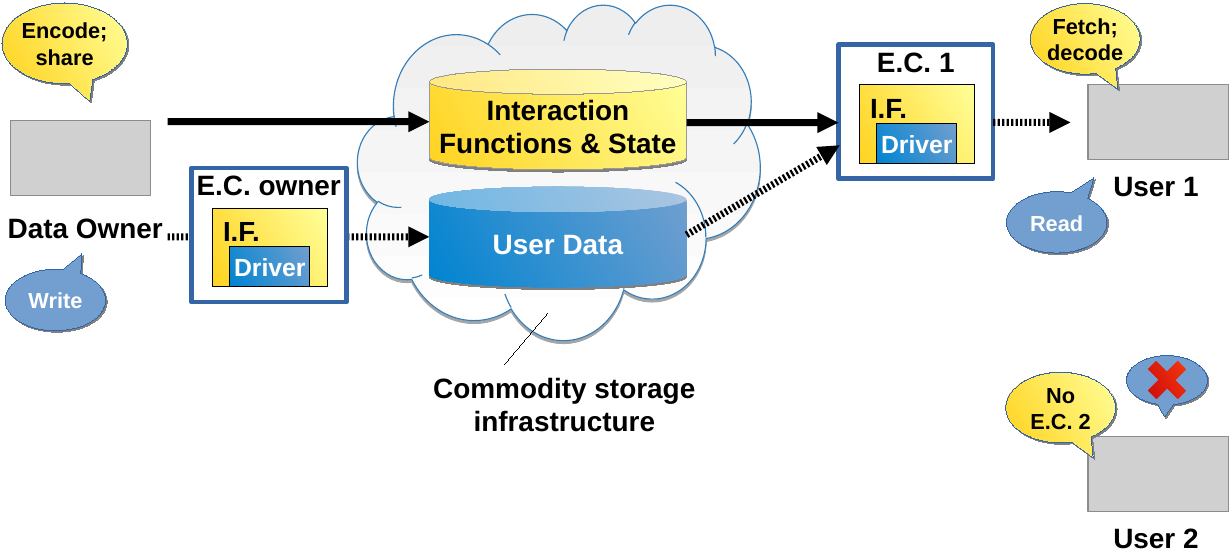
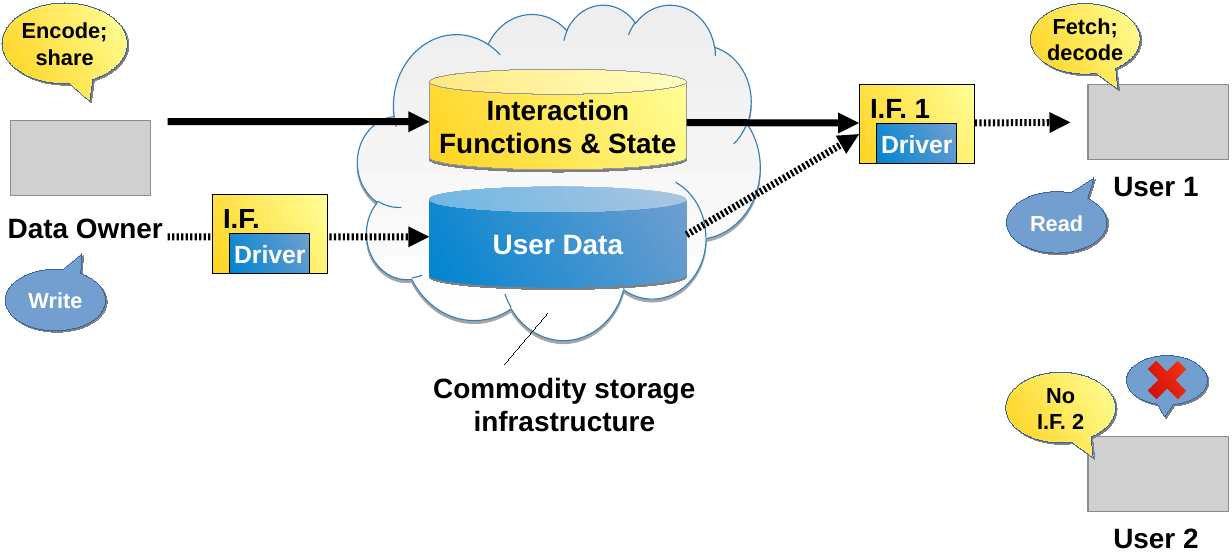
Before and after one commit to syndicate-storage/syndicate-thesis, a slide deck: slide 7 of figures/all-figures.odp (slide 6 before the commit). Drawn at 1232x559 pixels with LibreOffice and Linux fonts; fonts in the diff are those of the drawing; grey boxes stand for pictures. Boxes give left, top, right and bottom in pixels: in the first picture for what was removed or moved away, otherwise in the second. Text is boxed around its words. In the diff, an @@ line names an element or a change of style, - is before the commit and + after.

```diff
--- a/figures/all-figures.odp
+++ b/figures/all-figures.odp
@@ rectangle removed at (838,45,994,179) @@
-E.C. 1
@@ text at (870,99,930,118): text changed @@
-I.F.
+I.F. 1
@@ arrow moved from (686, 123) - (838, 123) to (686, 123) - (860, 123) @@
@@ arrow moved from (686, 235) - (840, 145) to (686, 235) - (860, 134) @@
@@ arrow moved from (994, 122) - (1071, 122) to (975, 123) - (1071, 122) @@
@@ rectangle removed at (191,168,347,302) @@
-E.C. owner
@@ text "I.F.": place and size @@
-text "I.F." at (223,222,260,241)
+text "I.F." at (223,209,260,228)
@@ rectangle: place and size @@
-rectangle at (212,208,329,286)
+rectangle at (212,195,329,273)
@@ rectangle "Driver": place and size @@
-rectangle "Driver" at (230,246,311,286)
+rectangle "Driver" at (230,234,311,274)
@@ text in speech bubble at (1037,414,1084,429): text changed @@
-E.C. 2
+I.F. 2
```
Also in this commit, not shown: 2 other slides changed, 2 slides added, 2 slides removed, 6 other files.
